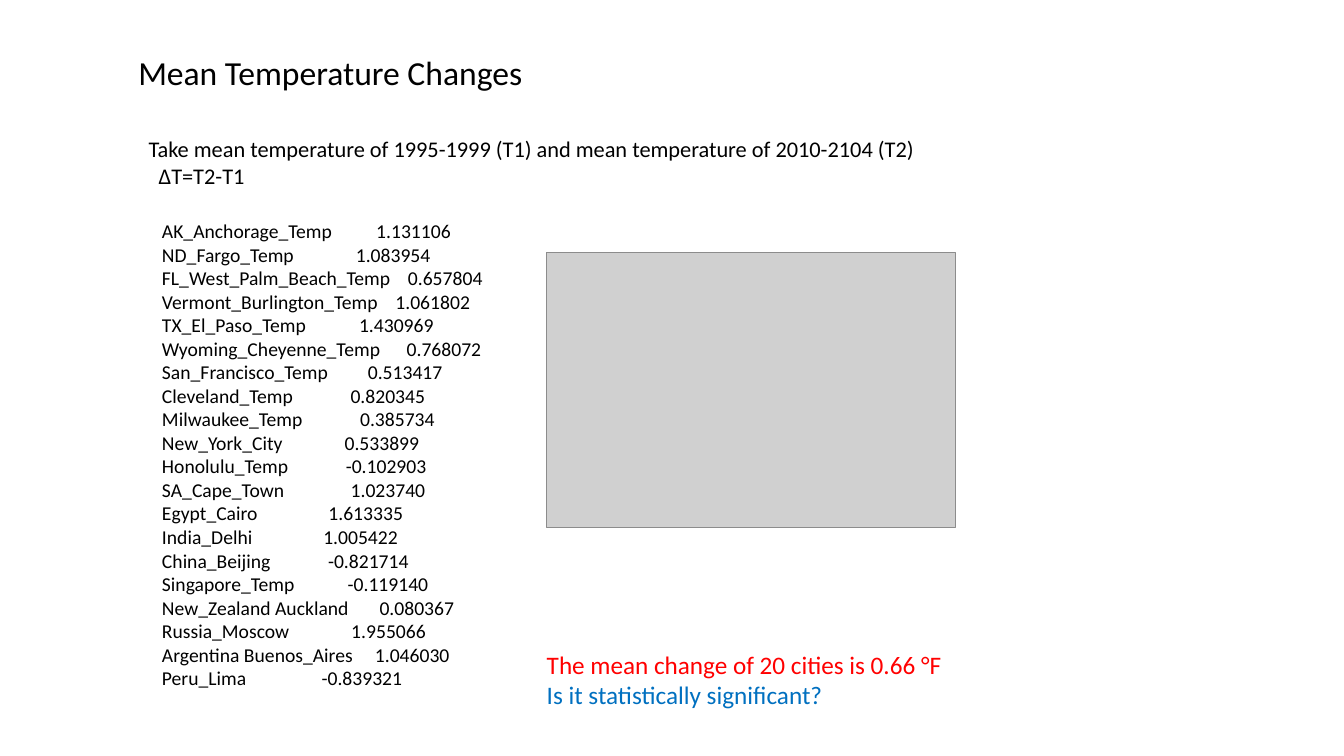
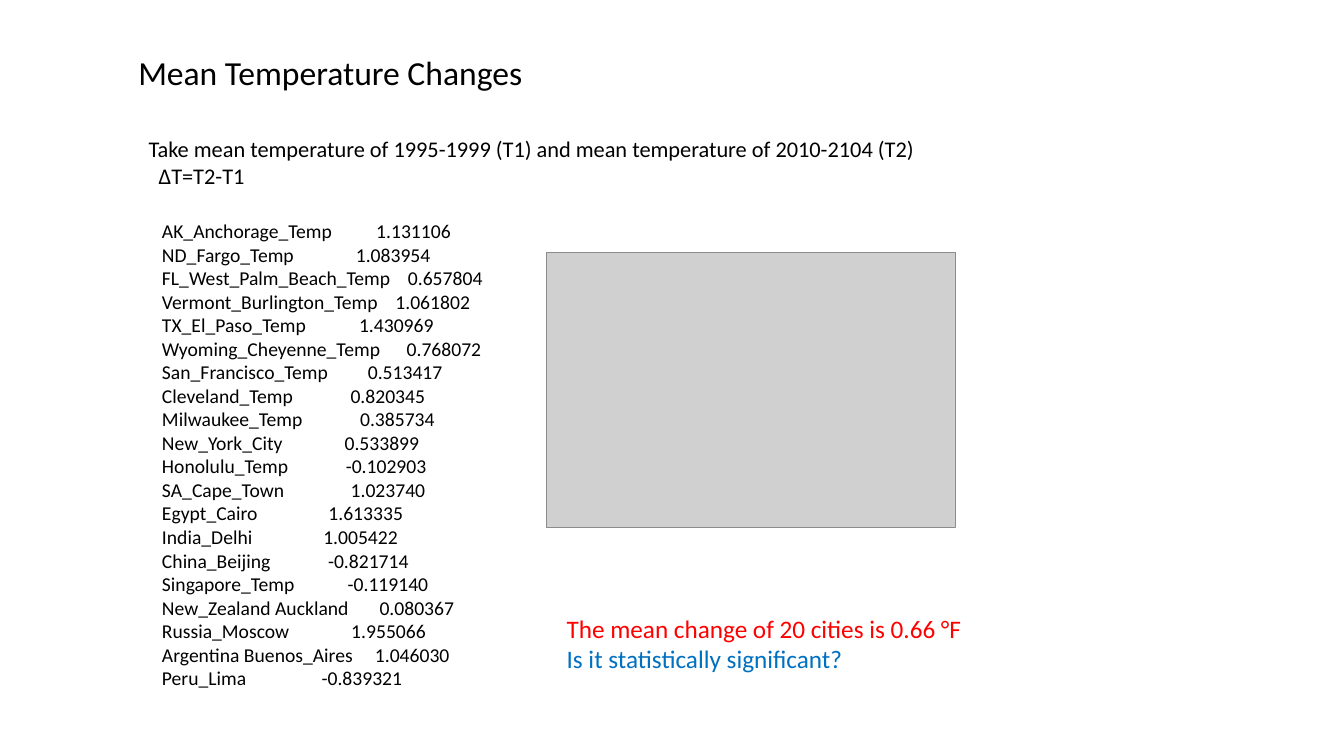
Before and after one commit to nshang88/Capstone-Projects, a slide deck: slide 8 of Capstone_Presentation_Climate.pptx. Drawn at 1344x756 pixels with LibreOffice and Linux fonts; fonts in the diff are those of the drawing; grey boxes stand for pictures. Boxes give left, top, right and bottom in pixels: in the first picture for what was removed or moved away, otherwise in the second. Text is boxed around its words. In the diff, an @@ line names an element or a change of style, - is before the commit and + after.

```diff
--- a/Capstone_Presentation_Climate.pptx
+++ b/Capstone_Presentation_Climate.pptx
@@ text "The mean change of 20 ...": place and size @@
-text "The mean change of 20 ..." at box(547, 656, 941, 709)
+text "The mean change of 20 ..." at box(567, 620, 961, 673)
```
Also in this commit, not shown: 3 other slides changed, 1 slide added.
